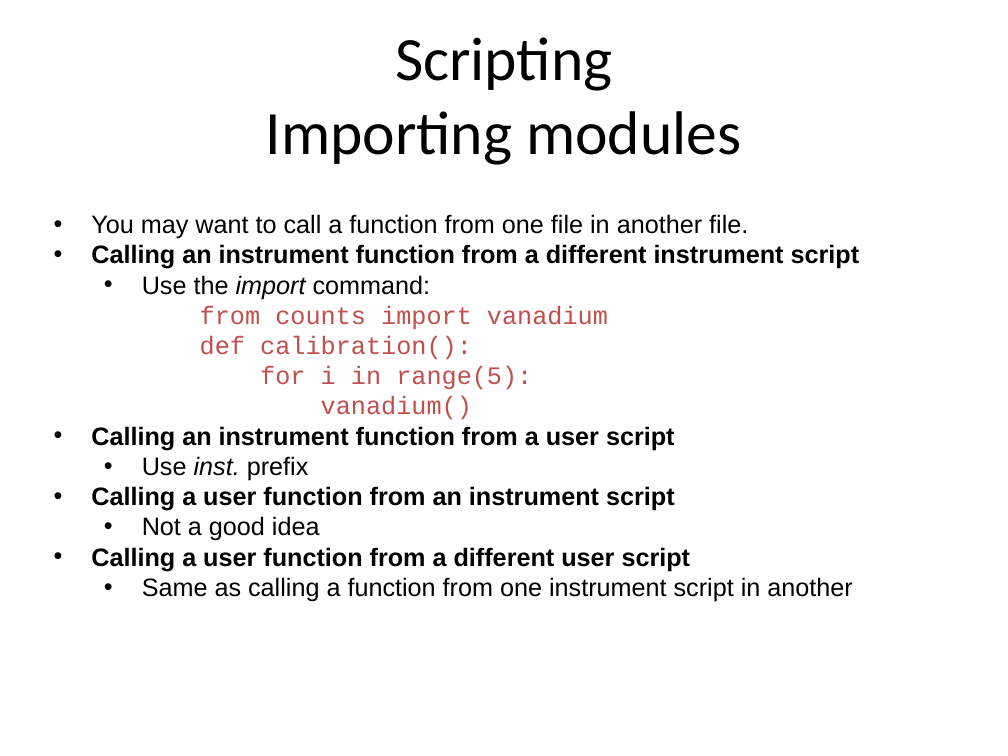
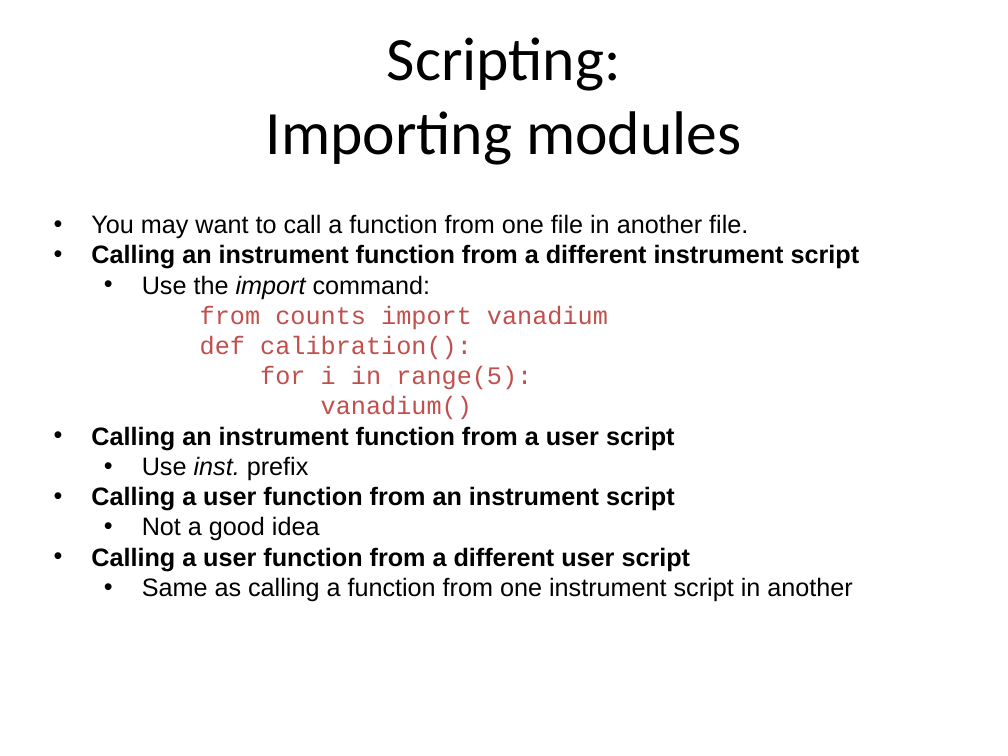
Before and after one commit to ISISComputingGroup/ibex_user_manual, a slide deck: slide 24 of genie_python_and_ibex/genie_python_and_ibex.pptx (slide 23 before the commit). Drawn at 1008x756 pixels with LibreOffice and Linux fonts; fonts in the diff are those of the drawing; background and template pictures are left out. Boxes give left, top, right and bottom in pixels: in the first picture for what was removed or moved away, otherwise in the second. Text is boxed around its words. In the diff, an @@ line names an element or a change of style, - is before the commit and + after.

```diff
--- a/genie_python_and_ibex/genie_python_and_ibex.pptx
+++ b/genie_python_and_ibex/genie_python_and_ibex.pptx
@@ title at <box>266,37,741,165</box>: text changed @@
-Scripting
-Importing modules
+Scripting:
+Importing modules
```
Also in this commit, not shown: 14 other slides changed, 3 slides added, 1 slide removed.
